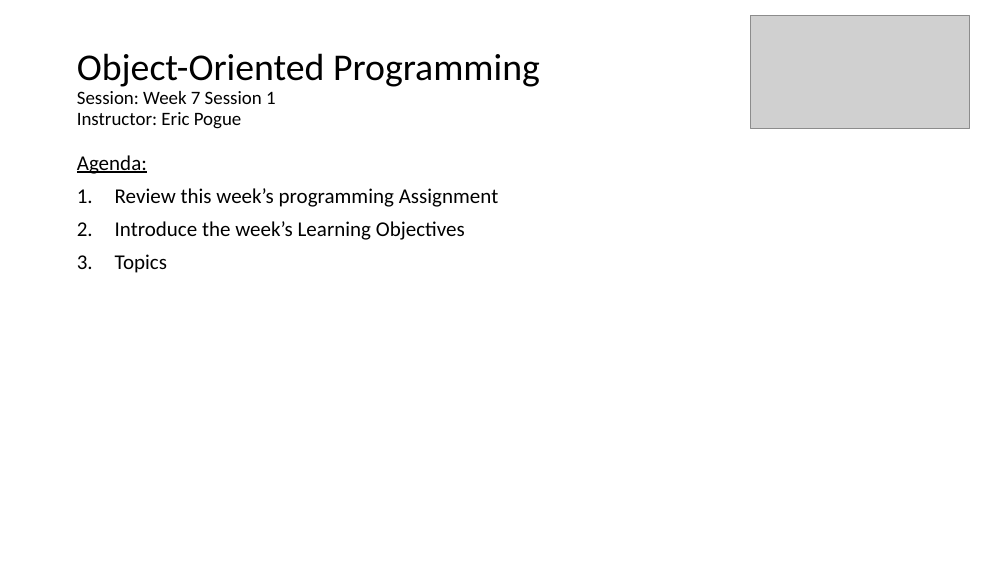
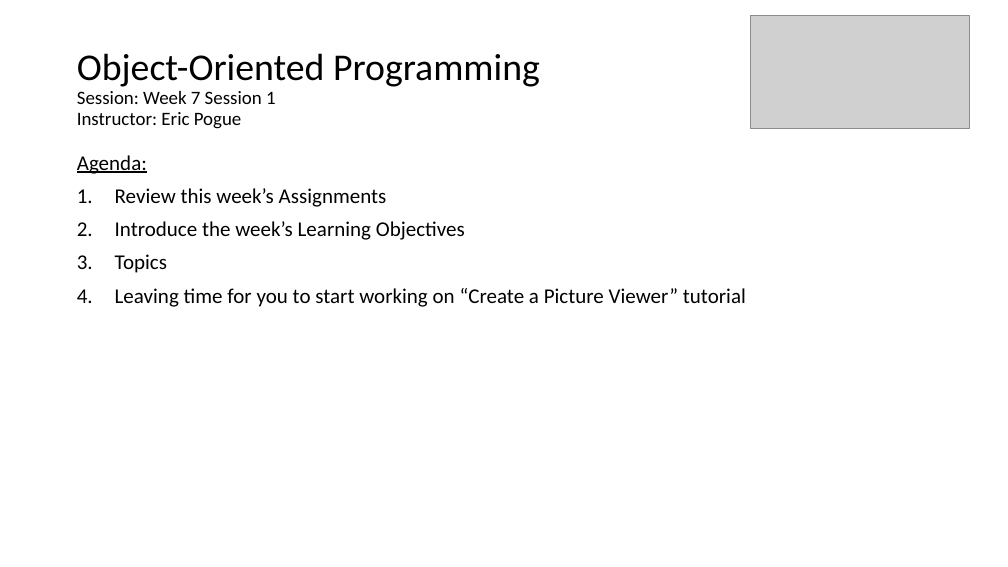
Before and after one commit to EricJPogue/www-epogue-info, a slide deck: slide 1 of CPSC-24500/Week07/2017SpringW07Slides.pptx. Drawn at 1008x567 pixels with LibreOffice and Linux fonts; fonts in the diff are those of the drawing; grey boxes stand for pictures. Boxes give left, top, right and bottom in pixels: in the first picture for what was removed or moved away, otherwise in the second. Text is boxed around its words. In the diff, an @@ line names an element or a change of style, - is before the commit and + after.

Commit message:
Update week 7 files.

```diff
--- a/CPSC-24500/Week07/2017SpringW07Slides.pptx
+++ b/CPSC-24500/Week07/2017SpringW07Slides.pptx
@@ text at [115,188,387,207]: text changed @@
-1. Review this week’s programming Assignment
+1. Review this week’s Assignments
@@ text at [115,288,746,307]: paragraph added @@
+4. Leaving time for you to start working on “Create a Picture Viewer” tutorial
```
Also in this commit, not shown: 5 other slides changed, 12 slides added, 20 slides removed, 6 other files.
